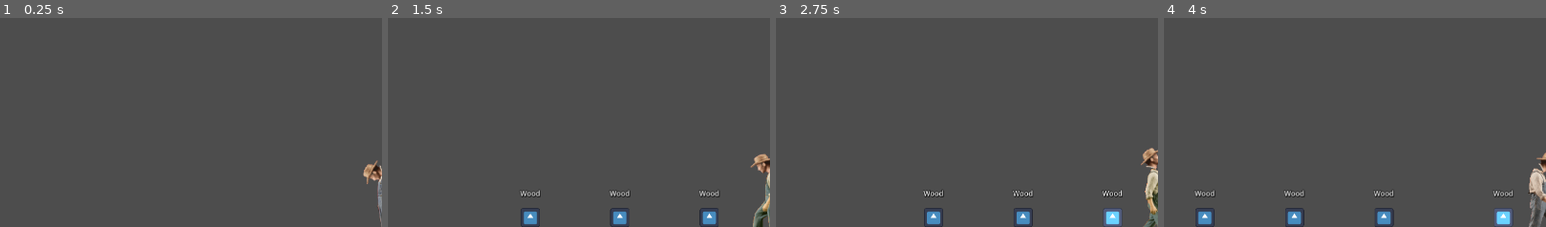
Above: before the commit, frames 1-4 (left to right).
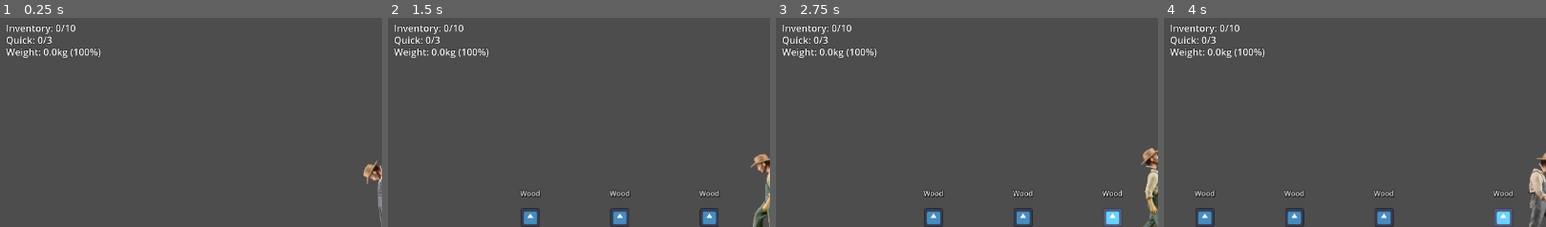
Above: after the commit, the same moments.

Repository: LouisZCode/mechanics_tests
Game: Godot game, scene res://scenes/main.tscn
Two runs of this game, one before a commit and one after it. Both use one fixed random seed, a clock stepped at 60 frames per second and the inputs below. The engine's default icon, where the game draws it, is replaced by a stand-in: a white triangle on a blue panel in a dark square.
Inputs (mouse positions are % of the whole screen's width and height, from its top left):
- Up to frame 1 (0.25 s): no input
- Up to frame 2 (1.5 s): move the mouse to (72, 51) at 0.52 s; hold F (interact) 0.53-1.28 s; hold Right (ui_right) from 0.53 s (still down); move the mouse to (30, 62) at 1.27 s; tap F (interact) at 1.35 s
- Up to frame 3 (2.75 s): move the mouse to (60, 31) at 2.02 s; release Right (ui_right) at 2.03 s; hold Left (ui_left) from 2.03 s (still down); hold F (interact) from 2.03 s (still down)
- Up to frame 4 (4 s): move the mouse to (45, 79) at 2.77 s; release Left (ui_left) at 2.78 s; release F (interact) at 2.78 s; hold Right (ui_right) from 2.78 s (still down); tap F (interact) at 2.85 s; move the mouse to (80, 73) at 3.52 s; hold F (interact) from 3.53 s (still down)
The pictures show only the part of the screen within x 0-50%, y 0-50%; the shares and areas given below are measured in that part.

The runs differ from the first frame. In frame 1, 1.0% of the frame differs, in the area x 1-27%, y 2-20%; in frame 2, 1.0%; in frame 3, 1.0%; in frame 4, 1.0%.

Commit message:
Feature: Basic inventory and quickslot created

Diff:
--- /dev/null
+++ b/resources/items/ore.tres
@@ -0,0 +1,25 @@
+[gd_resource type="Resource" script_class="ItemData" load_steps=2 format=3 uid="uid://d5k1n7p3xay2"]
+
+[ext_resource type="Script" path="res://scripts/resources/item_data.gd" id="1_1"]
+
+[resource]
+script = ExtResource("1_1")
+item_name = "Iron Ore"
+item_id = "iron_ore"
+description = "Heavy iron ore from deep underground. Very valuable but weighs a lot."
+icon = null
+item_type = 0
+item_category = 0
+can_be_gathered = true
+gather_time = 3.0
+gather_hint = "Hold F to gather ore"
+slots_taken = 1
+max_stack = 99
+weight = 3.0
+stat_durability = 0
+stat_mining_power = 0
+stat_attack_damage = 0
+stat_nutrition = 0
+is_sellable = true
+sell_value = 20
+rarity = 1
--- /dev/null
+++ b/resources/items/stone.tres
@@ -0,0 +1,25 @@
+[gd_resource type="Resource" script_class="ItemData" load_steps=2 format=3 uid="uid://b2iak4m6p8x1"]
+
+[ext_resource type="Script" path="res://scripts/resources/item_data.gd" id="1_1"]
+
+[resource]
+script = ExtResource("1_1")
+item_name = "Stone"
+item_id = "stone"
+description = "Solid stone from the surface. Heavier than wood but still useful."
+icon = null
+item_type = 0
+item_category = 0
+can_be_gathered = true
+gather_time = 2.0
+gather_hint = "Hold F to gather stone"
+slots_taken = 1
+max_stack = 99
+weight = 1.5
+stat_durability = 0
+stat_mining_power = 0
+stat_attack_damage = 0
+stat_nutrition = 0
+is_sellable = true
+sell_value = 8
+rarity = 0
--- /dev/null
+++ b/scenes/inventory_ui.tscn
@@ -0,0 +1,33 @@
+[gd_scene load_steps=2 format=3 uid="uid://c8j2k5oap1w3"]
+
+[ext_resource type="Script" path="res://scripts/ui/inventory_ui.gd" id="1_1"]
+
+[node name="InventoryUI" type="CanvasLayer"]
+script = ExtResource("1_1")
+
+[node name="InventoryLabel" type="Label" parent="."]
+offset_left = 10.0
+offset_top = 10.0
+offset_right = 150.0
+offset_bottom = 33.0
+theme_override_colors/font_outline_color = Color(0, 0, 0, 1)
+theme_override_constants/outline_size = 2
+text = "Inventory: 0/10"
+
+[node name="QuickslotLabel" type="Label" parent="."]
+offset_left = 10.0
+offset_top = 30.0
+offset_right = 150.0
+offset_bottom = 53.0
+theme_override_colors/font_outline_color = Color(0, 0, 0, 1)
+theme_override_constants/outline_size = 2
+text = "Quick: 0/3"
+
+[node name="WeightLabel" type="Label" parent="."]
+offset_left = 10.0
+offset_top = 50.0
+offset_right = 200.0
+offset_bottom = 73.0
+theme_override_colors/font_outline_color = Color(0, 0, 0, 1)
+theme_override_constants/outline_size = 2
+text = "Weight: 0.0kg (100%)"
--- a/scenes/main.tscn
+++ b/scenes/main.tscn
@@ -1,7 +1,8 @@
-[gd_scene load_steps=3 format=3 uid="uid://be6q7jfn843n8"]
+[gd_scene load_steps=4 format=3 uid="uid://be6q7jfn843n8"]
 
 [ext_resource type="PackedScene" uid="uid://6s6offppodr7" path="res://scenes/player.tscn" id="1_player"]
 [ext_resource type="PackedScene" path="res://scenes/pickable_item.tscn" id="2_pickable_item"]
+[ext_resource type="PackedScene" uid="uid://c8j2k5n9p1w3" path="res://scenes/inventory_ui.tscn" id="3_inventory_ui"]
 
 [node name="main" type="Node2D"]
 
@@ -53,3 +54,5 @@
 
 [node name="PickableItem5" parent="." instance=ExtResource("2_pickable_item")]
 position = Vector2(1100, 450)
+
+[node name="InventoryUI" parent="." instance=ExtResource("3_inventory_ui")]
--- a/scenes/player.tscn
+++ b/scenes/player.tscn
@@ -11,6 +11,7 @@
 [ext_resource type="Script" path="res://scripts/mechanics/movement_mechanic.gd" id="8_movement_mechanic"]
 [ext_resource type="Script" path="res://scripts/mechanics/gravity_mechanic.gd" id="9_gravity_mechanic"]
 [ext_resource type="Script" path="res://scripts/mechanics/gathering_mechanic.gd" id="10_gathering_mechanic"]
+[ext_resource type="Script" path="res://scripts/mechanics/inventory_mechanic.gd" id="11_inventory_mechanic"]
 
 [sub_resource type="AtlasTexture" id="AtlasTexture_ur7pv"]
 atlas = ExtResource("4_running")
@@ -569,6 +570,9 @@
 [node name="GatheringMechanic" type="Node" parent="."]
 script = ExtResource("10_gathering_mechanic")
 
+[node name="InventoryMechanic" type="Node" parent="."]
+script = ExtResource("11_inventory_mechanic")
+
 [node name="ItemDetectionArea" type="Area2D" parent="."]
 collision_layer = 0
 collision_mask = 4
--- a/scripts/mechanics/gathering_mechanic.gd
+++ b/scripts/mechanics/gathering_mechanic.gd
@@ -13,6 +13,7 @@
 
 var player: CharacterBody2D
 var detection_area: Area2D
+var inventory: InventoryMechanic
 var nearby_items: Array[Area2D] = []
 var nearest_item: Area2D = null
 var cooldown_timer = 0.0
@@ -28,6 +29,7 @@
 
 	# Get the ItemDetectionArea (will be added as sibling)
 	call_deferred("_setup_detection_area")
+	call_deferred("_setup_inventory")
 
 func _setup_detection_area():
 	detection_area = player.get_node_or_null("ItemDetectionArea")
@@ -36,6 +38,11 @@
 		detection_area.area_exited.connect(_on_item_exited)
 	else:
 		push_warning("ItemDetectionArea not found on player. Add it to player.tscn")
+
+func _setup_inventory():
+	inventory = player.get_node_or_null("InventoryMechanic")
+	if not inventory:
+		push_warning("InventoryMechanic not found on player. Gathering will work but items won't be stored.")
 
 func _on_item_entered(area: Area2D):
 	"""Track items that enter detection range"""
@@ -151,7 +158,16 @@
 	if item.has_method("get_quantity"):
 		quantity = item.get_quantity()
 
-	# Notify item it's been picked up
+	# Check if inventory can hold the item
+	if inventory and not inventory.can_add_item(item_data, quantity):
+		print("Inventory is full! Can't pick up %s" % item_data.item_name)
+		return
+
+	# Add to inventory if available
+	if inventory:
+		inventory.add_item(item_data, quantity)
+
+	# Notify item it's been picked up (removes from world)
 	if item.has_method("pickup"):
 		item.pickup()
 
--- /dev/null
+++ b/scripts/mechanics/inventory_mechanic.gd
@@ -0,0 +1,261 @@
+class_name InventoryMechanic
+extends Node
+
+## Manages player inventory with main slots and quickslots, weight system
+
+signal inventory_changed()
+signal item_added(item_data: ItemData, quantity: int, is_quickslot: bool)
+signal item_removed(item_data: ItemData, quantity: int, is_quickslot: bool)
+signal inventory_full()
+signal weight_changed(current_weight: float, speed_multiplier: float)
+
+# Inventory Configuration
+@export_group("Inventory Slots")
+@export var max_main_slots: int = 10
+@export var max_quick_slots: int = 3
+
+# Weight System
+@export_group("Weight Thresholds")
+@export var weight_threshold_1: float = 7.0   # No penalty below this
+@export var weight_threshold_2: float = 10.0  # 90% speed
+@export var weight_threshold_3: float = 15.0  # 75% speed
+@export var weight_threshold_4: float = 20.0  # 50% speed
+@export var quickslot_weight_multiplier: float = 0.7  # Items in quickslots weigh 70%
+
+# Internal storage
+var main_inventory: Array[InventorySlot] = []
+var quickslots: Array[InventorySlot] = []
+var current_weight: float = 0.0
+var player: CharacterBody2D
+
+func _ready():
+	player = get_parent() as CharacterBody2D
+	if not player:
+		push_error("InventoryMechanic must be child of CharacterBody2D")
+
+	# Initialize inventory arrays
+	_initialize_slots()
+
+func _initialize_slots():
+	"""Create empty inventory slots"""
+	main_inventory.clear()
+	quickslots.clear()
+
+	for i in range(max_main_slots):
+		main_inventory.append(InventorySlot.new())
+
+	for i in range(max_quick_slots):
+		quickslots.append(InventorySlot.new())
+
+func can_add_item(item_data: ItemData, quantity: int, to_quickslot: bool = false) -> bool:
+	"""Check if item can be added to inventory"""
+	if item_data == null or quantity <= 0:
+		return false
+
+	var target_inventory = quickslots if to_quickslot else main_inventory
+	var remaining = quantity
+
+	# Check if can stack with existing items
+	for slot in target_inventory:
+		if slot.can_stack_with(item_data) and slot.has_space_for(remaining):
+			return true
+		elif slot.can_stack_with(item_data) and not slot.is_empty():
+			var space_in_slot = item_data.max_stack - slot.quantity
+			remaining -= space_in_slot
+			if remaining <= 0:
+				return true
+
+	# Check for empty slots
+	var empty_slots_needed = ceili(float(remaining) / float(item_data.max_stack))
+	var empty_slots_available = 0
+
+	for slot in target_inventory:
+		if slot.is_empty():
+			empty_slots_available += 1
+
+	return empty_slots_available >= empty_slots_needed
+
+func add_item(item_data: ItemData, quantity: int, to_quickslot: bool = false) -> bool:
+	"""Add item to inventory. Returns true if successful."""
+	if not can_add_item(item_data, quantity, to_quickslot):
+		inventory_full.emit()
+		return false
+
+	var target_inventory = quickslots if to_quickslot else main_inventory
+	var remaining = quantity
+
+	# Try to stack with existing items first
+	for slot in target_inventory:
+		if remaining <= 0:
+			break
+
+		if slot.can_stack_with(item_data) and not slot.is_empty():
+			# Set item_data if slot was empty but can stack
+			if slot.item_data == null:
+				slot.set_item(item_data, 0)
+
+			var added = slot.add_quantity(remaining)
+			remaining -= added
+
+	# Fill empty slots with remaining items
+	for slot in target_inventory:
+		if remaining <= 0:
+			break
+
+		if slot.is_empty():
+			var amount_for_slot = mini(remaining, item_data.max_stack)
+			slot.set_item(item_data, amount_for_slot)
+			remaining -= amount_for_slot
+
+	# Update weight and emit signals
+	_recalculate_weight()
+	item_added.emit(item_data, quantity, to_quickslot)
+	inventory_changed.emit()
+
+	print("Added to inventory: %s x%d" % [item_data.item_name, quantity])
+	return true
+
+func remove_item(item_data: ItemData, quantity: int, from_quickslot: bool = false) -> bool:
+	"""Remove item from inventory. Returns true if successful."""
+	if item_data == null or quantity <= 0:
+		return false
+
+	var target_inventory = quickslots if from_quickslot else main_inventory
+	var remaining = quantity
+
+	# Remove from matching slots
+	for slot in target_inventory:
+		if remaining <= 0:
+			break
+
+		if slot.item_data != null and slot.item_data.item_id == item_data.item_id:
+			var removed = slot.remove_quantity(remaining)
+			remaining -= removed
+
+	if remaining > 0:
+		# Couldn't remove full amount
+		return false
+
+	# Update weight and emit signals
+	_recalculate_weight()
+	item_removed.emit(item_data, quantity, from_quickslot)
+	inventory_changed.emit()
+
+	return true
+
+func drop_item(slot_index: int, quantity: int, is_quickslot: bool = false):
+	"""Drop item from inventory into the world"""
+	var target_inventory = quickslots if is_quickslot else main_inventory
+
+	if slot_index < 0 or slot_index >= target_inventory.size():
+		return
+
+	var slot = target_inventory[slot_index]
+	if slot.is_empty():
+		return
+
+	# Determine how much to drop
+	var amount_to_drop = mini(quantity, slot.quantity)
+
+	# Create PickableItem in world
+	var pickable_scene = load("res://scenes/pickable_item.tscn")
+	if pickable_scene:
+		var pickable = pickable_scene.instantiate()
+		pickable.item_data = slot.item_data
+		pickable.quantity = amount_to_drop
+		pickable.global_position = player.global_position + Vector2(0, 50)  # Drop slightly below player
+
+		# Add to scene
+		player.get_parent().add_child(pickable)
+
+		print("Dropped: %s x%d" % [slot.item_data.item_name, amount_to_drop])
+
+	# Remove from inventory
+	slot.remove_quantity(amount_to_drop)
+
+	# Update weight and emit signals
+	_recalculate_weight()
+	item_removed.emit(slot.item_data, amount_to_drop, is_quickslot)
+	inventory_changed.emit()
+
+func get_total_weight() -> float:
+	"""Calculate total weight including main inventory and quickslots"""
+	return current_weight
+
+func _recalculate_weight():
+	"""Recalculate current total weight"""
+	var total = 0.0
+
+	# Main inventory (100% weight)
+	for slot in main_inventory:
+		total += slot.get_total_weight()
+
+	# Quickslots (70% weight)
+	for slot in quickslots:
+		total += slot.get_total_weight() * quickslot_weight_multiplier
+
+	current_weight = total
+	var speed_mult = get_speed_multiplier()
+	weight_changed.emit(current_weight, speed_mult)
+
+func get_speed_multiplier() -> float:
+	"""Get movement speed multiplier based on weight (stepped thresholds)"""
+	if current_weight < weight_threshold_1:
+		return 1.0  # 100% speed
+	elif current_weight < weight_threshold_2:
+		return 0.9  # 90% speed
+	elif current_weight < weight_threshold_3:
+		return 0.75  # 75% speed
+	else:
+		return 0.5  # 50% speed
+
+func get_main_used_slots() -> int:
+	"""Get number of used main inventory slots"""
+	var count = 0
+	for slot in main_inventory:
+		if not slot.is_empty():
+			count += 1
+	return count
+
+func get_quick_used_slots() -> int:
+	"""Get number of used quickslots"""
+	var count = 0
+	for slot in quickslots:
+		if not slot.is_empty():
+			count += 1
+	return count
+
+func is_main_inventory_full() -> bool:
+	"""Check if main inventory has no empty slots"""
+	return get_main_used_slots() >= max_main_slots
+
+func is_quickslots_full() -> bool:
+	"""Check if quickslots have no empty slots"""
+	return get_quick_used_slots() >= max_quick_slots
+
+func get_item_count(item_id: String) -> int:
+	"""Get total count of a specific item across all inventories"""
+	var total = 0
+
+	for slot in main_inventory:
+		if slot.item_data != null and slot.item_data.item_id == item_id:
+			total += slot.quantity
+
+	for slot in quickslots:
+		if slot.item_data != null and slot.item_data.item_id == item_id:
+			total += slot.quantity
+
+	return total
+
+func has_item(item_id: String, quantity: int = 1) -> bool:
+	"""Check if inventory has at least the specified quantity of an item"""
+	return get_item_count(item_id) >= quantity
+
+func is_active() -> bool:
+	"""Check if this mechanic is currently active"""
+	return true  # Inventory is always active
+
+func execute(delta: float):
+	"""Main update loop (called from player coordinator)"""
+	# Inventory doesn't need per-frame updates
+	pass
--- a/scripts/mechanics/movement_mechanic.gd
+++ b/scripts/mechanics/movement_mechanic.gd
@@ -9,6 +9,7 @@
 @export var run_multiplier = 2.5
 
 var player: CharacterBody2D
+var inventory: InventoryMechanic
 var current_direction = 0
 var is_running = false
 var facing_right = true
@@ -17,6 +18,13 @@
 	player = get_parent() as CharacterBody2D
 	if not player:
 		push_error("MovementMechanic must be child of CharacterBody2D")
+
+	# Get reference to inventory (optional, for weight-based speed)
+	call_deferred("_setup_inventory")
+
+func _setup_inventory():
+	inventory = player.get_node_or_null("InventoryMechanic")
+	# Inventory is optional - if not found, speed won't be affected by weight
 
 func get_input_direction() -> float:
 	return Input.get_axis("ui_left", "ui_right")
@@ -45,6 +53,11 @@
 	is_running = Input.is_action_pressed("ui_shift") and not is_backwards and current_direction != 0
 	var current_speed = speed * run_multiplier if is_running else speed
 
+	# Apply weight-based speed reduction if inventory exists
+	if inventory:
+		var weight_multiplier = inventory.get_speed_multiplier()
+		current_speed *= weight_multiplier
+
 	# Apply horizontal movement
 	player.velocity.x = current_direction * current_speed
 
--- a/scripts/player.gd
+++ b/scripts/player.gd
@@ -13,13 +13,21 @@
 @onready var movement: MovementMechanic = $MovementMechanic
 @onready var gravity_mechanic: GravityMechanic = $GravityMechanic
 @onready var gathering: GatheringMechanic = $GatheringMechanic
+@onready var inventory: InventoryMechanic = $InventoryMechanic
 
 # State
 var is_aiming = false
 
 func _ready():
+	# Add to player group (for UI and other systems to find)
+	add_to_group("player")
+
 	# Connect gathering signals
 	gathering.item_gathered.connect(_on_item_gathered)
+
+	# Connect inventory signals for feedback
+	inventory.inventory_full.connect(_on_inventory_full)
+	inventory.weight_changed.connect(_on_weight_changed)
 
 func _on_item_gathered(item_data: ItemData, quantity: int):
 	"""Handle when an item is gathered"""
@@ -27,7 +35,18 @@
 		print("Player gathered: %s x%d (weight: %.1f each)" % [item_data.item_name, quantity, item_data.weight])
 	else:
 		print("Player gathered: unknown item x%d" % quantity)
-	# TODO: Add to inventory when inventory system is implemented
+	# Note: Item is automatically added to inventory by GatheringMechanic
+
+func _on_inventory_full():
+	"""Handle when trying to add to full inventory"""
+	print("Inventory is full! Can't pick up more items.")
+
+func _on_weight_changed(current_weight: float, speed_multiplier: float):
+	"""Handle when inventory weight changes"""
+	var speed_percent = int(speed_multiplier * 100)
+	if speed_multiplier < 1.0:
+		print("Weight: %.1fkg - Speed reduced to %d%%" % [current_weight, speed_percent])
+	# Visual feedback could be added here (screen tint, player color, etc.)
 
 func _physics_process(delta):
 	# Handle aiming
--- /dev/null
+++ b/scripts/resources/inventory_slot.gd
@@ -0,0 +1,90 @@
+class_name InventorySlot
+extends Resource
+
+## Represents a single slot in the inventory containing an item and quantity
+
+@export var item_data: ItemData = null
+@export var quantity: int = 0
+
+func _init(p_item_data: ItemData = null, p_quantity: int = 0):
+	item_data = p_item_data
+	quantity = p_quantity
+
+func is_empty() -> bool:
+	"""Check if this slot is empty"""
+	return item_data == null or quantity <= 0
+
+func can_stack_with(other_item_data: ItemData) -> bool:
+	"""Check if this slot can stack with another item"""
+	if is_empty():
+		return true  # Empty slot can accept any item
+
+	if item_data == null or other_item_data == null:
+		return false
+
+	# Must be same item and stackable
+	return item_data.item_id == other_item_data.item_id and item_data.max_stack > 1
+
+func has_space_for(amount: int) -> bool:
+	"""Check if this slot has space for more of the item"""
+	if is_empty():
+		return true
+
+	if item_data == null:
+		return false
+
+	return (quantity + amount) <= item_data.max_stack
+
+func add_quantity(amount: int) -> int:
+	"""
+	Add quantity to this slot
+	Returns: Amount actually added (may be less if stack limit reached)
+	"""
+	if item_data == null:
+		return 0
+
+	var space_available = item_data.max_stack - quantity
+	var amount_to_add = min(amount, space_available)
+	quantity += amount_to_add
+	return amount_to_add
+
+func remove_quantity(amount: int) -> int:
+	"""
+	Remove quantity from this slot
+	Returns: Amount actually removed
+	"""
+	var amount_to_remove = min(amount, quantity)
+	quantity -= amount_to_remove
+
+	# Clear slot if empty
+	if quantity <= 0:
+		item_data = null
+		quantity = 0
+
+	return amount_to_remove
+
+func set_item(p_item_data: ItemData, p_quantity: int = 1):
+	"""Set this slot to a specific item and quantity"""
+	item_data = p_item_data
+	quantity = p_quantity
+
+func clear():
+	"""Empty this slot"""
+	item_data = null
+	quantity = 0
+
+func get_total_weight() -> float:
+	"""Calculate total weight of items in this slot"""
+	if is_empty() or item_data == null:
+		return 0.0
+	return item_data.weight * quantity
+
+func get_display_text() -> String:
+	"""Get display text for UI"""
+	if is_empty():
+		return "[Empty]"
+
+	if item_data.max_stack > 1:
+		return "%s x%d" % [item_data.item_name, quantity]
+	else:
+		return item_data.item_name
--- /dev/null
+++ b/scripts/ui/inventory_ui.gd
@@ -0,0 +1,64 @@
+class_name InventoryUI
+extends CanvasLayer
+
+## Simple text-based UI for inventory display
+
+@onready var inventory_label: Label = $InventoryLabel
+@onready var quickslot_label: Label = $QuickslotLabel
+@onready var weight_label: Label = $WeightLabel
+
+var inventory: InventoryMechanic
+
+func _ready():
+	# Find the player's InventoryMechanic
+	call_deferred("_setup_inventory_reference")
+
+func _setup_inventory_reference():
+	# Get reference to player's inventory
+	var player = get_tree().get_first_node_in_group("player")
+	if player:
+		inventory = player.get_node_or_null("InventoryMechanic")
+		if inventory:
+			# Connect to inventory signals
+			inventory.inventory_changed.connect(_update_display)
+			inventory.weight_changed.connect(_update_weight_display)
+
+			# Initial display update
+			_update_display()
+		else:
+			push_warning("InventoryMechanic not found on player")
+	else:
+		push_warning("Player not found in 'player' group")
+
+func _update_display():
+	"""Update all inventory display labels"""
+	if not inventory:
+		return
+
+	# Main inventory display
+	var main_used = inventory.get_main_used_slots()
+	var main_max = inventory.max_main_slots
+	inventory_label.text = "Inventory: %d/%d" % [main_used, main_max]
+
+	# Quickslots display
+	var quick_used = inventory.get_quick_used_slots()
+	var quick_max = inventory.max_quick_slots
+	quickslot_label.text = "Quick: %d/%d" % [quick_used, quick_max]
+
+	# Weight display (will be updated by separate signal)
+	_update_weight_display(inventory.get_total_weight(), inventory.get_speed_multiplier())
+
+func _update_weight_display(current_weight: float, speed_multiplier: float):
+	"""Update weight and speed display"""
+	var speed_percent = int(speed_multiplier * 100)
+	weight_label.text = "Weight: %.1fkg (%d%%)" % [current_weight, speed_percent]
+
+	# Color code based on speed penalty
+	if speed_multiplier >= 1.0:
+		weight_label.modulate = Color.WHITE
+	elif speed_multiplier >= 0.9:
+		weight_label.modulate = Color(1.0, 1.0, 0.7)  # Light yellow
+	elif speed_multiplier >= 0.75:
+		weight_label.modulate = Color(1.0, 0.8, 0.4)  # Orange
+	else:
+		weight_label.modulate = Color(1.0, 0.4, 0.4)  # Red
Not shown, added: scripts/mechanics/inventory_mechanic.gd.uid
Not shown, added: scripts/resources/inventory_slot.gd.uid
Not shown, added: scripts/ui/inventory_ui.gd.uid
